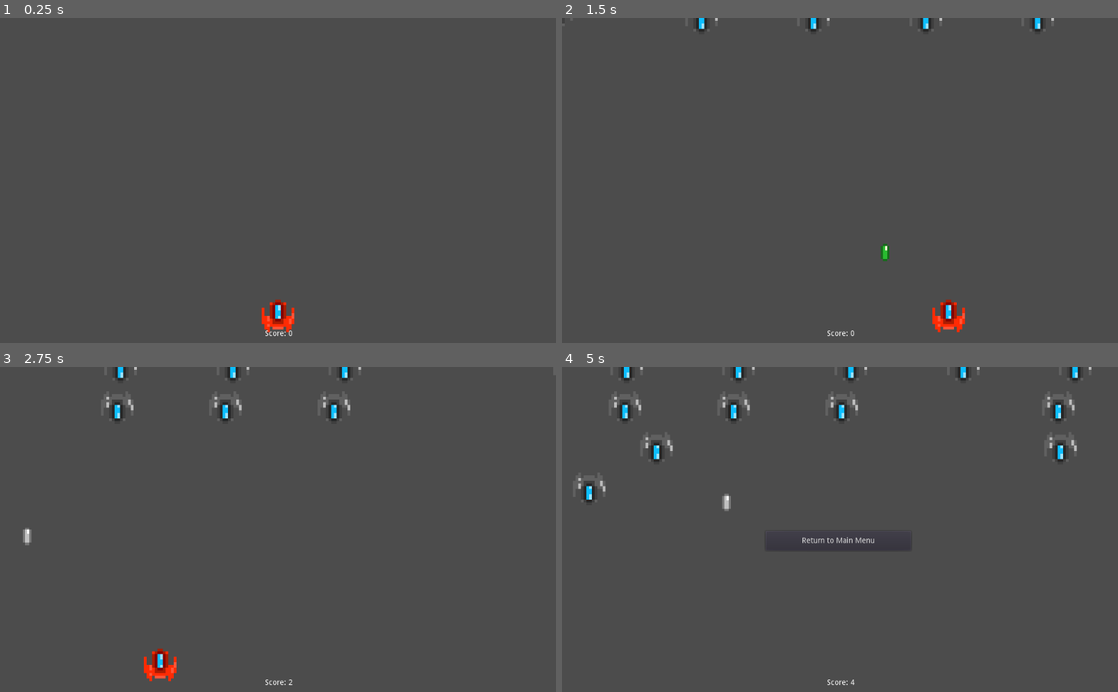
Above: before the commit, frames 1-4 (two rows, left to right).
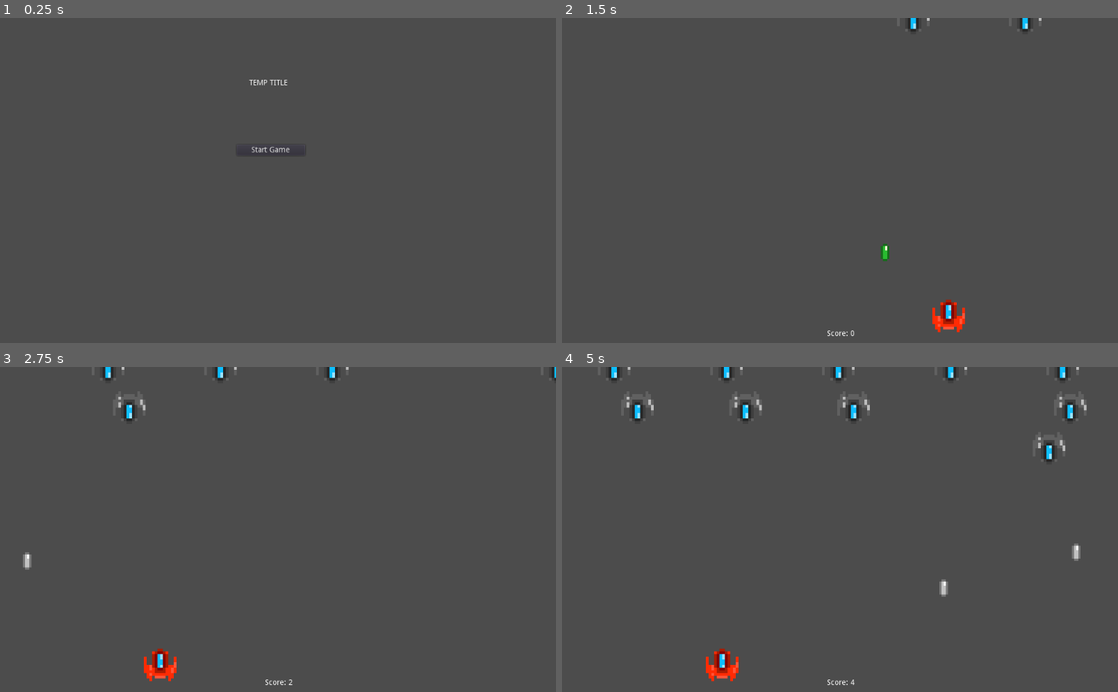
Above: after the commit, the same moments.

Repository: PandorasGit/LudumDare51Submission
Game: Godot game, scene res://MainMenu/MainMenu.tscn
The game is run twice, just before and just after one commit, with the same random seed, the same clock (stepped at 60 frames per second) and the same inputs. Before the commit the project starts from res://World/World.tscn.
Inputs (mouse positions are in pixels of both pictures, inside the frame that each line leads up to):
- Up to frame 1 (0.25 s): no input
- Up to frame 2 (1.5 s): click (834, 151) at 0.5 s, where only the run after the commit has a clickable "Start Game"; hold D (move_right) from 1.28 s (still down); tap Space (shoot) at 1.35 s
- Up to frame 3 (2.75 s): release D (move_right) at 2.03 s; hold A (move_left) from 2.03 s (still down); tap Space (shoot) at 2.1 s
- Up to frame 4 (5 s): release A (move_left) at 2.78 s; hold D (move_right) 2.78-4.28 s; tap Space (shoot) at 2.85, 3.6, 4.35 s; hold A (move_left) from 4.28 s (still down)

The runs differ from the first frame. In frame 1, 0.6% of the frame differs, in the area x 44-53%, y 19-98%; in frame 2, 0.5%; in frame 3, 1.2%; in frame 4, 3.1%, in the area x 2-96%, y 0-97%.

Commit message:
Make game start on main menu

Diff:
--- a/project/BulletSpawner/BulletSpawner.gd
+++ b/project/BulletSpawner/BulletSpawner.gd
@@ -6,11 +6,18 @@
 signal score_updated(new_score)
 
 
+var player setget _set_player
 var _score := 0
 
 
 onready var _default_bullet := load("res://Bullets/Bullet.tscn")
 onready var _friendly_bullet := load("res://Bullets/FriendlyBullet/FriendlyBullet.tscn")
+
+
+func _set_player(value: KinematicBody2D) -> void:
+	player = value
+	# warning-ignore:return_value_discarded
+	connect("player_killed", player, "_on_killed")
 
 
 # The Z component is Used to store the id of the bullet
--- a/project/HUD/HUD.gd
+++ b/project/HUD/HUD.gd
@@ -4,8 +4,19 @@
 signal restart
 
 
+var bullet_spawner setget _set_bullet_spawner
+
+
 onready var _score := find_node("Score")
 onready var _restart_button := find_node("RestartButton")
+
+
+func _set_bullet_spawner(value: Node2D) -> void:
+	bullet_spawner = value
+	# warning-ignore:return_value_discarded
+	bullet_spawner.connect("player_killed", self, "_on_player_killed")
+	# warning-ignore:return_value_discarded
+	bullet_spawner.connect("score_updated", self, "_on_score_updated")
 
 
 func _on_score_updated(new_score: float) -> void:
@@ -17,5 +28,5 @@
 
 
 
-func _on_RestartButton_pressed():
+func _on_RestartButton_pressed() -> void:
 	emit_signal("restart")
--- /dev/null
+++ b/project/MainMenu/MainMenu.gd
@@ -0,0 +1,8 @@
+extends Control
+
+
+onready var _world := preload("res://World/World.tscn")
+
+
+func _on_StartButton_pressed():
+	get_tree().change_scene_to(_world)
--- a/project/MainMenu/MainMenu.tscn
+++ b/project/MainMenu/MainMenu.tscn
@@ -1,8 +1,11 @@
-[gd_scene format=2]
+[gd_scene load_steps=2 format=2]
+
+[ext_resource path="res://MainMenu/MainMenu.gd" type="Script" id=1]
 
 [node name="MainMenu" type="Control"]
 anchor_right = 1.0
 anchor_bottom = 1.0
+script = ExtResource( 1 )
 
 [node name="Title" type="Label" parent="."]
 anchor_right = 1.0
@@ -21,3 +24,5 @@
 margin_right = -462.0
 margin_bottom = -346.0
 text = "Start Game"
+
+[connection signal="pressed" from="StartButton" to="." method="_on_StartButton_pressed"]
--- a/project/World/World.gd
+++ b/project/World/World.gd
@@ -9,16 +9,13 @@
 
 
 func _ready() -> void:
+	_hud.bullet_spawner = _bullet_spawner
+	_bullet_spawner.player = _player
 	# warning-ignore:return_value_discarded
 	_player.connect("fired", self, "_on_fired")
 	# warning-ignore:return_value_discarded
-	_bullet_spawner.connect("player_killed", _player, "_on_killed")
+	_enemy_spawner.connect("spawned", self, "_on_spawned")
 	# warning-ignore:return_value_discarded
-	_bullet_spawner.connect("player_killed", _hud, "_on_player_killed")
-	# warning-ignore:return_value_discarded
-	_bullet_spawner.connect("score_updated", _hud, "_on_score_updated")
-	# warning-ignore:return_value_discarded
-	_enemy_spawner.connect("spawned", self, "_on_spawned")
 	_hud.connect("restart", self, "_on_restart")
 
 
@@ -34,4 +31,5 @@
 
 
 func _on_restart():
+	# warning-ignore:return_value_discarded
 	get_tree().change_scene_to(_main_menu)
--- a/project/project.godot
+++ b/project/project.godot
@@ -27,7 +27,7 @@
 [application]
 
 config/name="Project"
-run/main_scene="res://World/World.tscn"
+run/main_scene="res://MainMenu/MainMenu.tscn"
 config/icon="res://icon.png"
 
 [display]
